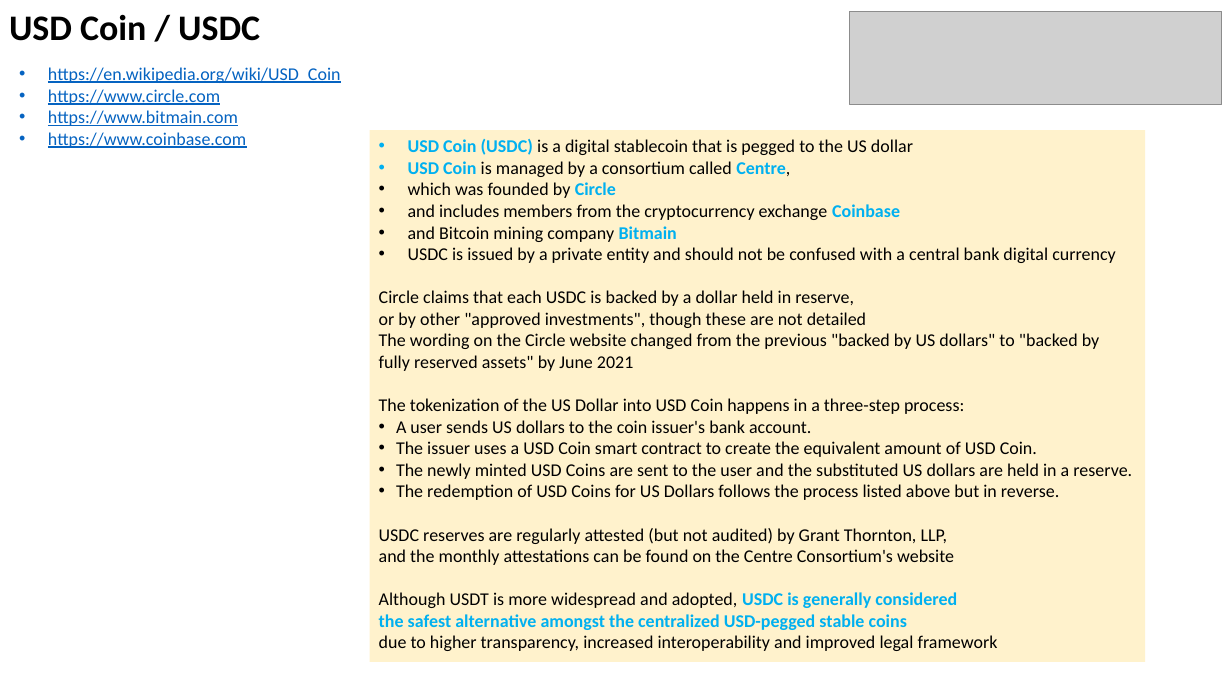
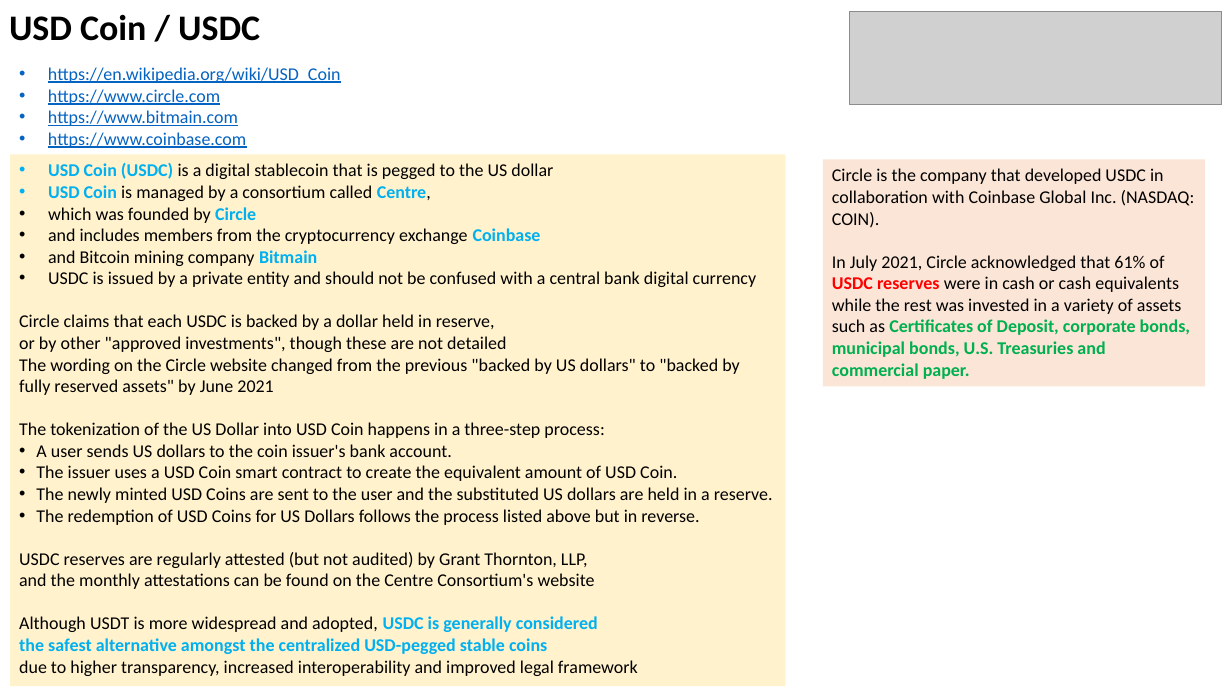
Before and after one commit to lselector/crypto, a slide deck: slide 9 of crypto_04_stable_coins.pptx (slide 8 before the commit). Drawn at 1232x693 pixels with LibreOffice and Linux fonts; fonts in the diff are those of the drawing; grey boxes stand for pictures. Boxes give left, top, right and bottom in pixels: in the first picture for what was removed or moved away, otherwise in the second. Text is boxed around its words. In the diff, an @@ line names an element or a change of style, - is before the commit and + after.

```diff
--- a/crypto_04_stable_coins.pptx
+++ b/crypto_04_stable_coins.pptx
@@ rectangle "USD Coin (USDC) is a ...": place and size @@
-rectangle "USD Coin (USDC) is a ..." at [370,130,1145,663]
+rectangle "USD Coin (USDC) is a ..." at [10,154,786,687]
@@ rectangle added at [823,160,1206,387], fill #FBE5D6, 14 pt, text #000000 @@
+Circle is the company that developed USDC in collaboration with Coinbase Global Inc. (NASDAQ: COIN).
+In July 2021, Circle acknowledged that 61% of USDC reserves were in cash or cash equivalents while the rest was invested in a variety of assets such as Certificates of Deposit, corporate bonds, municipal bonds, U.S. Treasuries and commercial paper.
```
Also in this commit, not shown: 2 other slides changed, 2 slides added, 1 slide removed.
